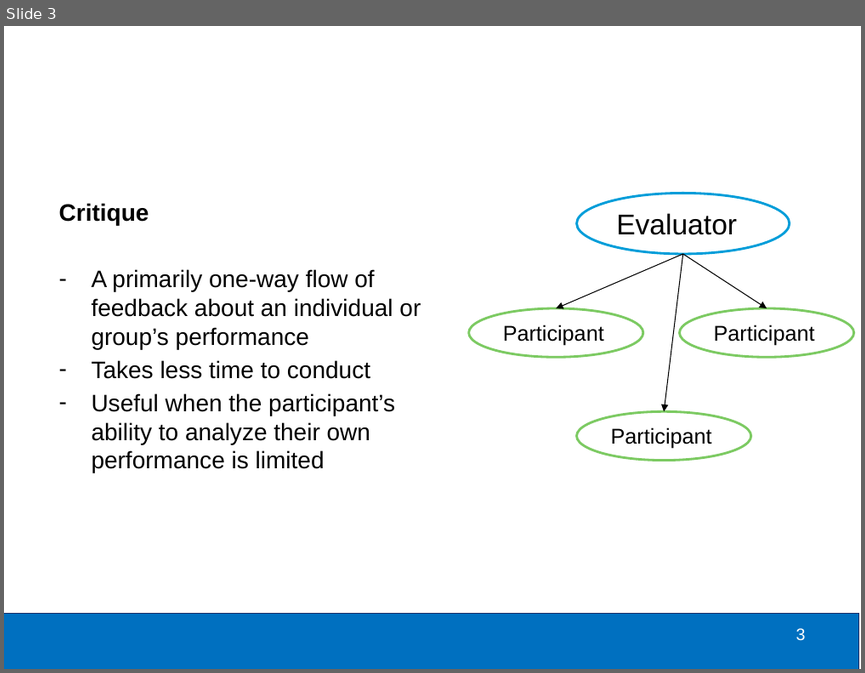
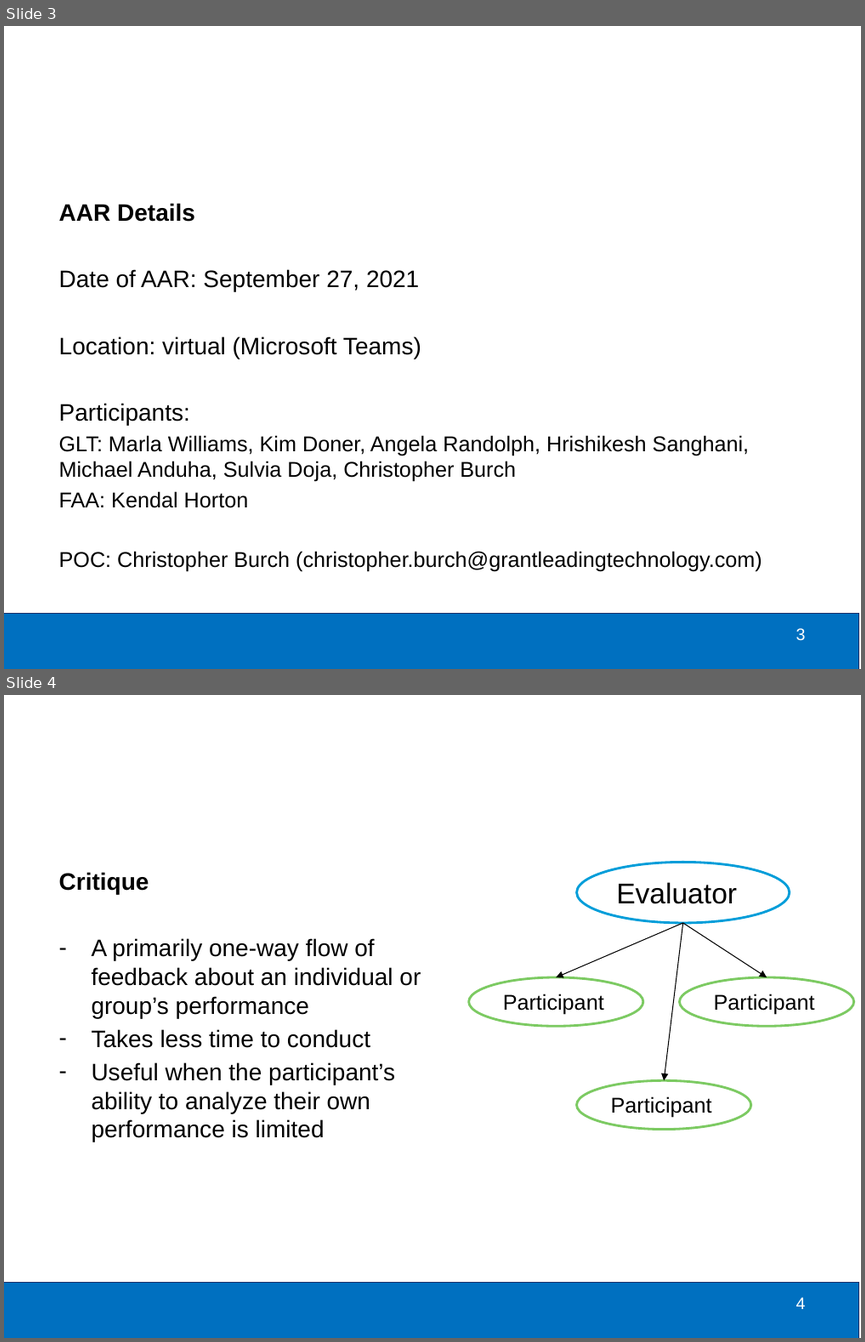
Before and after one commit to burch-cm/training, a slide deck: classes/AAR/2021 Annual Personal Property Education Workshop AAR.pptx. Shown one above the other, each under a label of ours: slide 3 before the commit, slides 3 and 4 after it. The pictures are 865x673 and 865x1342 pixels, drawn with LibreOffice and Linux fonts; fonts in the diff are those of the drawing; background and template pictures are left out. Boxes give left, top, right and bottom in pixels: in the first picture for what was removed or moved away, otherwise in the second. Text is boxed around its words. In the diff, an @@ line names an element or a change of style, - is before the commit and + after.

```diff
--- a/classes/AAR/2021 Annual Personal Property Education Workshop AAR.pptx
+++ b/classes/AAR/2021 Annual Personal Property Education Workshop AAR.pptx
@@ slide 3 added at [4, 26, 861, 669], background #FFFFFF; not listed: 2 template elements that a slide beside it also shows @@
@@ text added at [59, 203, 762, 572], 18 pt, text #000000 @@
+AAR Details
+Date of AAR: September 27, 2021
+Location: virtual (Microsoft Teams)
+Participants:
+GLT: Marla Williams, Kim Doner, Angela Randolph, Hrishikesh Sanghani, Michael Anduha, Sulvia Doja, Christopher Burch
+FAA: Kendal Horton
+POC: Christopher Burch (christopher.burch@grantleadingtechnology.com)
@@ what was slide 3 is now slide 4 @@
@@ page number at [796, 1297, 806, 1309]: text changed @@
-3
+4
```
Also in this commit, not shown: 8 slides changed, 6 other slides added.
